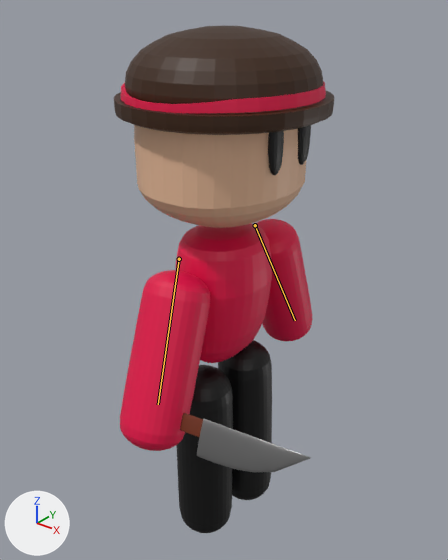
The Blender file new-game-project/Models/blendFiles/Person1.blend as it was, and as the next commit left it.
Both versions are drawn from a 50 mm camera at (3.94, -4.93, 5.49) aimed at (0.01, -0.03, 2.46). Arrows for +X, +Y and +Z are at lower left; the lights stay in place. Both versions are drawn at frame 1 of the action 'Idle'; the numbers are the values there. The bones that change are drawn over the model as lines.

In view in the first picture: 'armR.001', 'armR.002', 'blade', 'body', 'eyes', 'handle', 'hat', 'head', 'ribbon'.
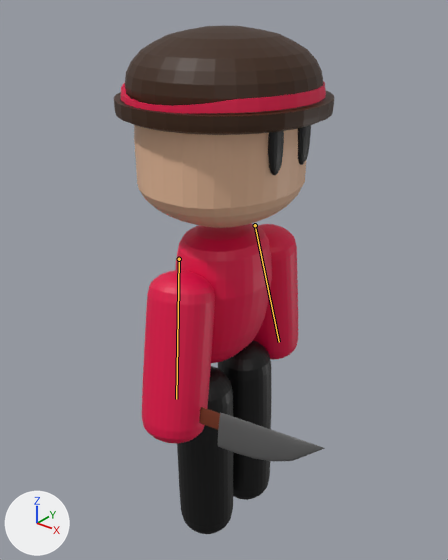
Changed parts and their boxes [x1, y1, x2, y2] in the pictures (448 x 560 px):
'armR.002', posed (19% narrower)
    before: [120, 219, 313, 451]
    after: [142, 224, 298, 444]
'armR.001', posed
    before: [176, 340, 272, 533]
    after: [177, 340, 271, 534]
'blade', posed (6% narrower, 7% shorter)
    before: [197, 419, 311, 473]
    after: [218, 412, 325, 462]
'ribbon', posed
    both: [121, 81, 326, 114]
bone 'Bone.002', root to tip
    before: (255, 225) to (295, 320)
    after: (255, 225) to (279, 342)
bone 'Bone.004', root to tip
    before: (179, 259) to (158, 404)
    after: (179, 259) to (176, 399)

The change, as a diff of the scene's bpy script:
```diff
--- a/new-game-project/Models/blendFiles/Person1.blend.py
+++ b/new-game-project/Models/blendFiles/Person1.blend.py
@@ bone_bone_002 @@
 bone_bone_002 = bpy.data.objects['Armature'].pose.bones['Bone.002']  # child of 'Bone.001'
-bone_bone_002.rotation_quaternion = (0.82, -0.564, 0.02, 0.084)  # degrees (-69, 7, 7)
+bone_bone_002.rotation_quaternion = (0.748, -0.657, 0.003, 0.096)  # degrees (-82, 7, 8)
@@ bone_bone_004 @@
 bone_bone_004 = bpy.data.objects['Armature'].pose.bones['Bone.004']  # child of 'Bone.003'
-bone_bone_004.rotation_quaternion = (0.837, 0.51, 0.008, -0.198)  # degrees (61, 12, -19)
+bone_bone_004.rotation_quaternion = (0.781, 0.585, 0.017, -0.219)  # degrees (71, 16, -20)
```
